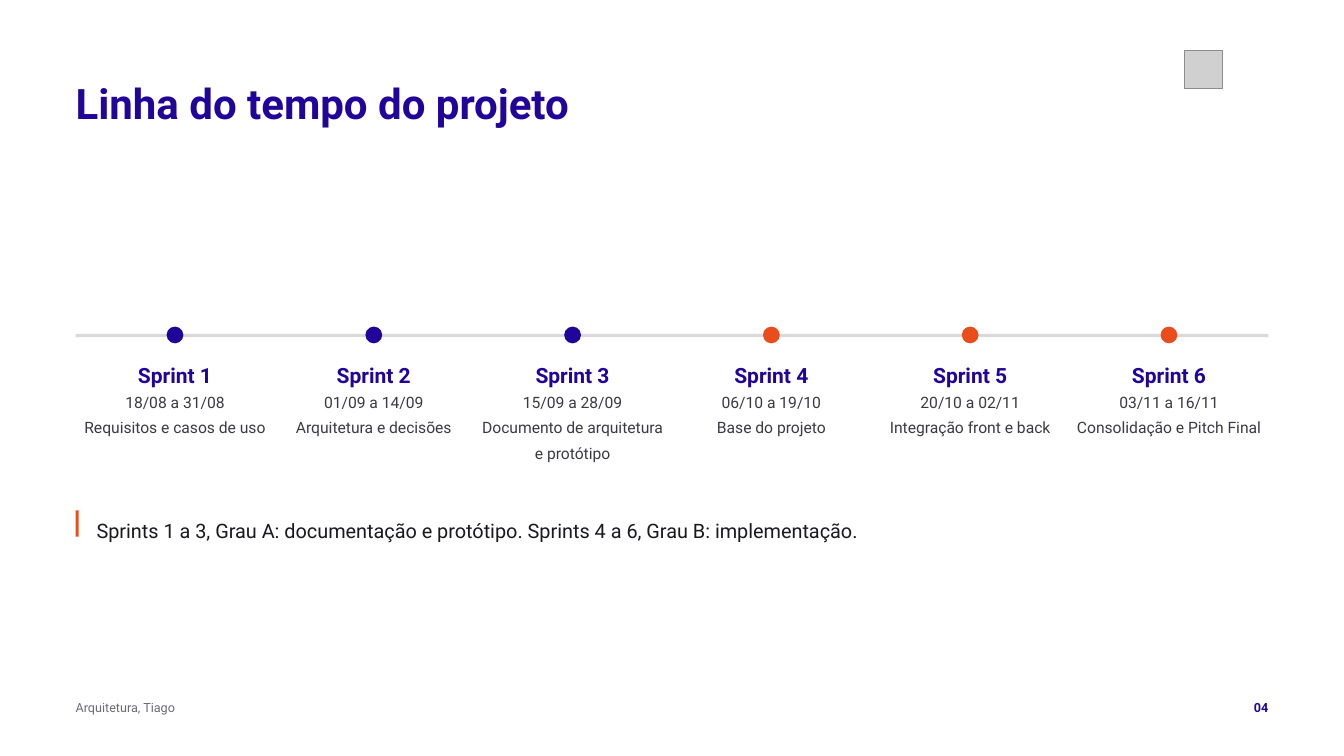
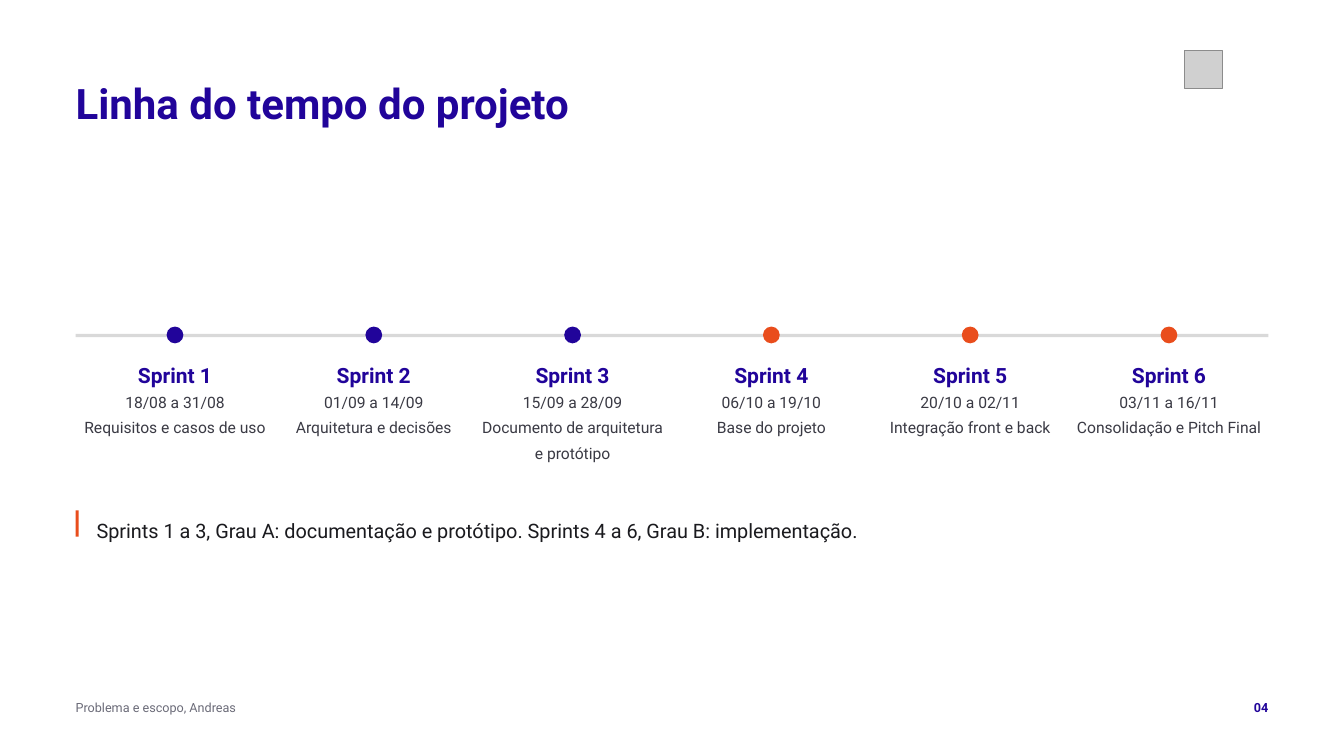
Before and after one commit to tcpassos/invite-app, a slide deck: slide 4 of trabalhos/T3-Apresentacao-Intermediaria.pptx. Drawn at 1344x756 pixels with LibreOffice and Linux fonts; fonts in the diff are those of the drawing; grey boxes stand for pictures. Boxes give left, top, right and bottom in pixels: in the first picture for what was removed or moved away, otherwise in the second. Text is boxed around its words. In the diff, an @@ line names an element or a change of style, - is before the commit and + after.

```diff
--- a/trabalhos/T3-Apresentacao-Intermediaria.pptx
+++ b/trabalhos/T3-Apresentacao-Intermediaria.pptx
@@ text at (76, 702, 236, 715): text changed @@
-Arquitetura, Tiago
+Problema e escopo, Andreas
```
Also in this commit, not shown: 8 other slides changed, 3 other files.
